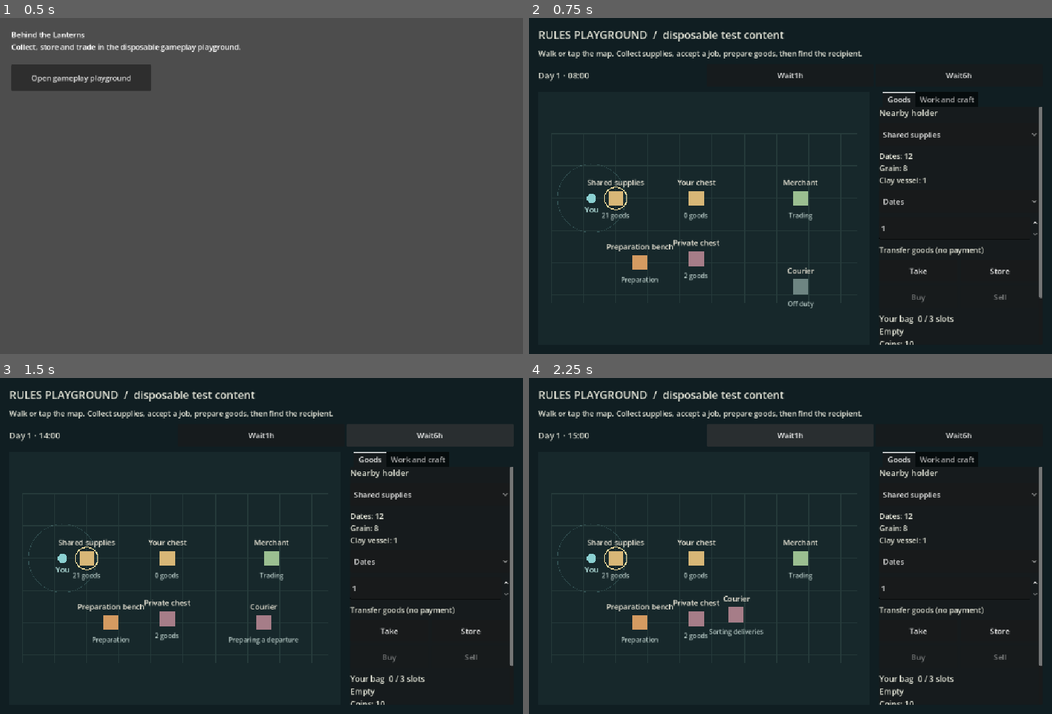
Above: before the commit, frames 1-4 (two rows, left to right).
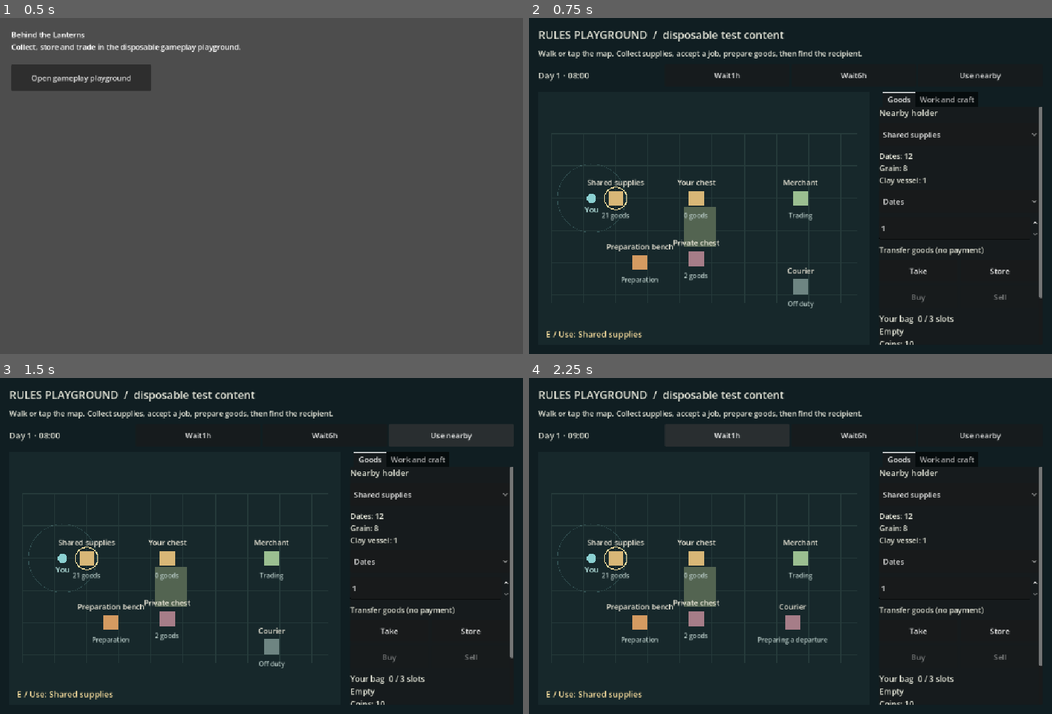
Above: after the commit, the same moments.

Repository: MohamedXIV/behind-the-lanterns
Game: Godot game, scene res://game/app/main.tscn
Same seed, same stepped clock (60 frames per second), same inputs: the game is played once before the commit and once after it.
Inputs (mouse positions are in pixels of both pictures, inside the frame that each line leads up to):
- Up to frame 1 (0.5 s): no input
- Up to frame 2 (0.75 s): click "Open gameplay playground" at 0.5 s
- Up to frame 3 (1.5 s): click (449, 435) at 1.25 s, where only the run after the commit has a clickable "Use nearby"
- Up to frame 4 (2.25 s): click "Wait1h" at 2 s

Frame 1 is identical in both runs. In frame 2, 1.2% of the frame differs, in the area x 3-91%, y 16-96%; in frame 3, 1.7%; in frame 4, 2.3%, in the area x 3-91%, y 13-96%.

Commit message:
feat: route world traversal around obstacles and add contextual use

Diff:
--- a/dev/fixtures/connected_gameplay.json
+++ b/dev/fixtures/connected_gameplay.json
@@ -183,6 +183,17 @@
         "x": 220,
         "y": 320
       }
+    },
+    "geometry": {
+      "radius": 10,
+      "obstacles": [
+        {
+          "x": 330,
+          "y": 180,
+          "width": 80,
+          "height": 100
+        }
+      ]
     }
   },
   "presentation": {
--- a/dev/gameplay_playground.gd
+++ b/dev/gameplay_playground.gd
@@ -23,6 +23,7 @@
 var _buttons: Dictionary = {}
 var _livelihood: LivelihoodPanel
 var _clock: Label
+var _tabs: TabContainer
 
 func initialize(directory: String = RECOVERY) -> bool:
 	var parsed: Variant = JSON.parse_string(FileAccess.get_file_as_string(FIXTURE))
@@ -75,7 +76,12 @@
 	_map.configure(_model, _actor, _data.presentation.labels, _data.presentation.walk_speed)
 	_map.target_selected.connect(_select_target)
 	_map.stopped.connect(_on_stopped)
+	_map.use_requested.connect(_use_target)
+	_map.feedback.connect(_show_message)
+	var use_button := _button(time_row, "Use nearby", _use_nearby)
+	use_button.tooltip_text = "E or tap: use the closest unobstructed object"
 	var tabs := TabContainer.new()
+	_tabs = tabs
 	tabs.name = "SidebarTabs"
 	tabs.custom_minimum_size.x = 350
 	row.add_child(tabs)
@@ -285,3 +291,15 @@
 	if _model != null:
 		_model.session_replaced.disconnect(_on_replaced)
 		_model.session.close()
+
+func _use_nearby() -> void:
+	_map.use_nearby()
+
+func _use_target(id: String) -> void:
+	var result := _prepare_action()
+	if not result.ok:
+		_show_message(result.code)
+		return
+	_select_target(id)
+	_tabs.current_tab = 1 if id in _model.crafting.station_ids() or not _model.npcs.projection(id, _model.session.now()).is_empty() else 0
+	_show_message("Using " + str(_data.presentation.labels.get(id, id)) + ". Choose an action; goods and payments require confirmation.")
--- a/dev/livelihood_panel.gd
+++ b/dev/livelihood_panel.gd
@@ -146,7 +146,7 @@
 	if snapshot.entities[_actor].region_id != snapshot.entities[job.station_id].region_id: return false
 	var at := _model.position_of(job.station_id)
 	var visual: Vector2 = _visual_position.call()
-	return at.distance_to(visual) <= _model.interactions.reach() and at.distance_to(_model.position_of(_actor)) <= _model.interactions.reach()
+	return _model.interactions.geometry.clear_segment(visual, at) and at.distance_to(visual) <= _model.interactions.reach() and at.distance_to(_model.position_of(_actor)) <= _model.interactions.reach()
 
 func _process(delta: float) -> void:
 	if _model == null or _model.session.is_closed() or _suspended: return
--- a/dev/playground_map.gd
+++ b/dev/playground_map.gd
@@ -4,6 +4,9 @@
 
 signal target_selected(entity_id: String)
 signal stopped(point: Vector2)
+signal use_requested(entity_id: String)
+signal feedback(text: String)
+var _route := PackedVector2Array()
 
 const PADDING: float = 28.0
 const PICK_RADIUS: float = 28.0
@@ -30,6 +33,7 @@
 func sync_position() -> void:
 	_visual = _model.position_of(_actor)
 	_goal = _visual
+	_route.clear()
 	_pointer_walking = false
 	_keyboard_walking = false
 	queue_redraw()
@@ -39,6 +43,7 @@
 
 func halt() -> void:
 	_goal = _visual
+	_route.clear()
 	_pointer_walking = false
 	_keyboard_walking = false
 
@@ -73,7 +78,9 @@
 	if not closest.is_empty():
 		selected_target = closest
 		target_selected.emit(closest)
-	_pointer_walking = true
+	_route = _model.interactions.geometry.route(_visual, _goal)
+	_pointer_walking = not _route.is_empty()
+	if not _pointer_walking: feedback.emit("No clear route there. Choose open ground.")
 	queue_redraw()
 
 func _process(delta: float) -> void:
@@ -84,8 +91,12 @@
 		direction.x += float(Input.is_physical_key_pressed(KEY_D)) - float(Input.is_physical_key_pressed(KEY_A))
 		direction.y += float(Input.is_physical_key_pressed(KEY_S)) - float(Input.is_physical_key_pressed(KEY_W))
 	if not direction.is_zero_approx():
-		_visual = (_visual + direction.normalized() * _speed * delta).clamp(Vector2.ZERO, _model.interactions.bounds())
+		var step := direction.normalized() * _speed * minf(delta, 0.1)
+		for axis in [Vector2(step.x, 0), Vector2(0, step.y)]:
+			var next: Vector2 = _visual + axis
+			if _model.interactions.geometry.walkable(next) and _model.interactions.geometry.clear_segment(_visual, next, _model.interactions.geometry.radius): _visual = next
 		_goal = _visual
+		_route.clear()
 		_pointer_walking = false
 		_keyboard_walking = true
 		queue_redraw()
@@ -93,9 +104,11 @@
 		_keyboard_walking = false
 		stopped.emit(_visual)
 	elif _pointer_walking:
-		_visual = _visual.move_toward(_goal, _speed * delta)
+		var next: Vector2 = _route[0]
+		_visual = _visual.move_toward(next, _speed * minf(delta, 0.1))
+		if _visual.is_equal_approx(next): _route.remove_at(0)
 		queue_redraw()
-		if _visual.is_equal_approx(_goal):
+		if _route.is_empty():
 			_pointer_walking = false
 			stopped.emit(_visual)
 
@@ -107,6 +120,12 @@
 		draw_line(world_to_local(Vector2(x, 0)), world_to_local(Vector2(x, extent.y)), Color("263b3b"))
 	for y in range(0, int(extent.y) + 1, GRID_STEP):
 		draw_line(world_to_local(Vector2(0, y)), world_to_local(Vector2(extent.x, y)), Color("263b3b"))
+	for block in _model.interactions.geometry.blocks:
+		draw_rect(Rect2(world_to_local(block.position), block.size * _scale_factor()), Color("536451"))
+	var path_start := world_to_local(_visual)
+	for point in _route:
+		draw_line(path_start, world_to_local(point), Color("e2c58d"), 2)
+		path_start = world_to_local(point)
 	var snapshot := _model.session.snapshot()
 	var font := get_theme_default_font()
 	for id in _model.interactions.target_ids():
@@ -122,6 +141,9 @@
 		draw_string(font, at + Vector2(-80, -28), _labels.get(id, id), HORIZONTAL_ALIGNMENT_CENTER, 160, 16, Color("e8e4d5"))
 		var detail: String = npc.activity if not npc.is_empty() else "Preparation" if id in _model.crafting.station_ids() else "%d goods" % _quantity(snapshot, id)
 		draw_string(font, at + Vector2(-80, 42), detail, HORIZONTAL_ALIGNMENT_CENTER, 160, 14, Color("b4c7c3"))
+	var nearby := nearby_target()
+	if not nearby.is_empty():
+		draw_string(font, Vector2(16, size.y - 16), "E / Use: " + str(_labels.get(nearby, nearby)), HORIZONTAL_ALIGNMENT_LEFT, -1, 18, Color("ffe3a1"))
 	var actor_at := world_to_local(_visual)
 	draw_arc(actor_at, _model.interactions.reach() * _scale_factor(), 0, TAU, 48, Color(0.55, 0.85, 0.85, 0.22), 1)
 	draw_circle(actor_at, 10, Color("8bd0d1"))
@@ -131,3 +153,29 @@
 	var amount: int = 0
 	for value in _model.inventory.contents(snapshot, holder).values(): amount += int(value)
 	return amount
+
+func _unhandled_key_input(event: InputEvent) -> void:
+	if event is InputEventKey and event.pressed and not event.echo and event.physical_keycode == KEY_E:
+		use_nearby()
+		get_viewport().set_input_as_handled()
+
+func nearby_target() -> String:
+	var best := ""
+	var distance := _model.interactions.reach()
+	var snapshot := _model.session.snapshot()
+	for id in _model.interactions.target_ids():
+		if id == _actor or snapshot.entities[id].region_id != snapshot.entities[_actor].region_id: continue
+		var point := _model.position_of(id)
+		var separation := _visual.distance_to(point)
+		if separation <= distance and _model.interactions.geometry.clear_segment(_visual, point):
+			best = id
+			distance = separation
+	return best
+
+func use_nearby() -> void:
+	var id := nearby_target()
+	if id.is_empty(): feedback.emit("Move closer to an object with a clear line of reach.")
+	else:
+		selected_target = id
+		target_selected.emit(id)
+		use_requested.emit(id)
--- a/game/actors/npc_schedule_rules.gd
+++ b/game/actors/npc_schedule_rules.gd
@@ -10,6 +10,8 @@
 	var bounds: Variant = interaction_config.get("bounds")
 	if not WorldData.keys(bounds, ["width", "height"]): return null
 	if not WorldData.integer(bounds.width, 1) or not WorldData.integer(bounds.height, 1): return null
+	var geometry := WorldGeometry.create(interaction_config.get("geometry", {"radius": 0, "obstacles": []}), Vector2(bounds.width, bounds.height))
+	if geometry == null: return null
 	for id in config:
 		var routine: Variant = config[id]
 		if not WorldData.id(id) or not world.entities.has(id) or id in interaction_config.actors: return null
@@ -21,6 +23,7 @@
 			if not WorldData.integer(slot.start, 0, routine.period_minutes - 1) or slot.start <= previous: return null
 			if previous == -1 and slot.start != 0: return null
 			if not _coordinate(slot.x, bounds.width) or not _coordinate(slot.y, bounds.height): return null
+			if not geometry.walkable(Vector2(slot.x, slot.y)): return null
 			if not slot.available is bool or not slot.activity is String: return null
 			previous = slot.start
 	var rules := NpcScheduleRules.new()
--- a/game/interactions/interaction_rules.gd
+++ b/game/interactions/interaction_rules.gd
@@ -3,6 +3,7 @@
 ## Persistent actor positions and access checks; active movement is presentation.
 
 const DOMAIN: String = "interactions"
+var geometry: WorldGeometry
 var _config: Dictionary
 var _inventory: InventoryRules
 var _commerce: CommerceRules
@@ -10,13 +11,15 @@
 
 static func create(config: Dictionary, inventory: InventoryRules, commerce: CommerceRules, npcs: NpcScheduleRules = null) -> InteractionRules:
 	if inventory == null or commerce == null or not WorldData.valid(config): return null
-	if not WorldData.keys(config, ["actors", "positions", "bounds", "reach"]): return null
+	if not WorldData.keys(config, ["actors", "positions", "bounds", "reach"], ["geometry"]): return null
 	if not config.actors is Array or config.actors.is_empty() or not config.positions is Dictionary: return null
 	if not WorldData.keys(config.bounds, ["width", "height"]): return null
 	if not WorldData.integer(config.bounds.width, 1) or not WorldData.integer(config.bounds.height, 1): return null
 	if not _number(config.reach) or config.reach <= 0: return null
 	var rules := InteractionRules.new()
 	rules._config = config.duplicate(true)
+	rules.geometry = WorldGeometry.create(config.get("geometry", {"radius": 0, "obstacles": []}), rules.bounds())
+	if rules.geometry == null: return null
 	rules._inventory = inventory
 	rules._commerce = commerce
 	rules._npcs = npcs
@@ -47,7 +50,7 @@
 	for id in _config.positions:
 		if not snapshot.entities.has(id): return "position_entity_reference"
 	for actor in _config.actors:
-		if not state.positions.has(actor) or not _valid_point(state.positions[actor]): return "invalid_actor_position"
+		if not state.positions.has(actor) or not _valid_point(state.positions[actor]) or not geometry.walkable(Vector2(state.positions[actor].x, state.positions[actor].y)): return "invalid_actor_position"
 		if not commerce_state.wallets.has(actor): return "actor_wallet_reference"
 	return ""
 
@@ -81,11 +84,14 @@
 	if tx.entity(actor_id).region_id != tx.entity(target_id).region_id: return "different_region"
 	var snapshot := tx.snapshot()
 	if position_of(snapshot, actor_id).distance_to(position_of(snapshot, target_id)) > reach(): return "out_of_reach"
+	if not geometry.clear_segment(position_of(snapshot, actor_id), position_of(snapshot, target_id)): return "interaction_obstructed"
 	return ""
 
 func move_actor(tx: WorldTransaction, actor_id: String, x: Variant, y: Variant) -> String:
 	if not actor_id in _config.actors: return "unknown_actor"
 	if not _valid_point({"x": x, "y": y}): return "invalid_position"
+	if not geometry.walkable(Vector2(x, y)): return "position_blocked"
+	if geometry.route(position_of(tx.snapshot(), actor_id), Vector2(x, y)).is_empty() and not position_of(tx.snapshot(), actor_id).is_equal_approx(Vector2(x, y)): return "position_unreachable"
 	var state := tx.read_domain(DOMAIN)
 	state.positions[actor_id] = WorldData.normalize({"x": x, "y": y})
 	return "" if tx.write_domain(DOMAIN, state) else "position_write_failed"
--- /dev/null
+++ b/game/interactions/world_geometry.gd
@@ -0,0 +1,71 @@
+class_name WorldGeometry
+extends RefCounted
+## Shared authored collision geometry. Routes use a small visibility graph.
+var extent: Vector2
+var radius: float
+var blocks: Array[Rect2] = []
+
+static func create(config: Dictionary, bounds: Vector2) -> WorldGeometry:
+	if not WorldData.keys(config, ["radius", "obstacles"]): return null
+	if not InteractionRules._number(config.radius) or config.radius < 0 or not config.obstacles is Array: return null
+	var geometry := WorldGeometry.new()
+	geometry.extent = bounds
+	geometry.radius = config.radius
+	for row in config.obstacles:
+		if not WorldData.keys(row, ["x", "y", "width", "height"]): return null
+		for value in row.values():
+			if not InteractionRules._number(value): return null
+		if row.width <= 0 or row.height <= 0 or row.x < 0 or row.y < 0 or row.x + row.width > bounds.x or row.y + row.height > bounds.y: return null
+		geometry.blocks.append(Rect2(row.x, row.y, row.width, row.height))
+	return geometry
+
+func walkable(point: Vector2) -> bool:
+	if not point.is_finite() or not Rect2(Vector2.ZERO, extent).has_point(point): return false
+	for block in blocks:
+		if block.grow(radius).has_point(point): return false
+	return true
+
+func clear_segment(start: Vector2, finish: Vector2, clearance: float = 0.0) -> bool:
+	for block in blocks:
+		var rect := block.grow(clearance)
+		if rect.has_point(start) or rect.has_point(finish): return false
+		var corners := [rect.position, Vector2(rect.end.x, rect.position.y), rect.end, Vector2(rect.position.x, rect.end.y)]
+		for index in 4:
+			if Geometry2D.segment_intersects_segment(start, finish, corners[index], corners[(index + 1) % 4]) != null: return false
+	return true
+
+func route(start: Vector2, finish: Vector2) -> PackedVector2Array:
+	if not walkable(start) or not walkable(finish): return []
+	var points: Array[Vector2] = [start, finish]
+	for block in blocks:
+		var rect := block.grow(radius + 1.0)
+		for point in [rect.position, Vector2(rect.end.x, rect.position.y), rect.end, Vector2(rect.position.x, rect.end.y)]:
+			if walkable(point): points.append(point)
+	var distances: Array[float] = []
+	var previous: Array[int] = []
+	var visited: Array[bool] = []
+	for point in points:
+		distances.append(INF)
+		previous.append(-1)
+		visited.append(false)
+	distances[0] = 0
+	for iteration in points.size():
+		var current := -1
+		for index in points.size():
+			if not visited[index] and (current == -1 or distances[index] < distances[current]): current = index
+		if current == -1 or is_inf(distances[current]): break
+		if current == 1: break
+		visited[current] = true
+		for index in points.size():
+			if visited[index] or not clear_segment(points[current], points[index], radius): continue
+			var distance := distances[current] + points[current].distance_to(points[index])
+			if distance < distances[index]:
+				distances[index] = distance
+				previous[index] = current
+	if is_inf(distances[1]): return []
+	var result := PackedVector2Array()
+	var cursor := 1
+	while cursor != 0:
+		result.insert(0, points[cursor])
+		cursor = previous[cursor]
+	return result
--- a/tests/gameplay_ui.gd
+++ b/tests/gameplay_ui.gd
@@ -143,6 +143,32 @@
 	check(m.work.job_for(m.session.snapshot(), "a:player", "work.grain").status == "expired", "time controls resolve scheduled job expiry")
 	check(m.position_of("a:courier") == Vector2(460, 300), "map target follows afternoon NPC routine")
 	check(view.find_child("WorldTime", true, false).text.contains("15:00"), "world-clock presentation follows committed time")
+	# Spatial traversal and context use through actual input adapters.
+	check(m.move_actor("spatial-ui-start", "a:player", 280, 230).ok, "spatial setup")
+	map.sync_position()
+	await touch(map, Vector2(470, 230))
+	await frames(180)
+	check(m.position_of("a:player").distance_to(Vector2(470, 230)) < 1, "touch walks around authored obstacle")
+	await tap(map, Vector2(350, 230))
+	await frames(20)
+	check(m.position_of("a:player").distance_to(Vector2(470, 230)) < 1, "blocked tap does not move player")
+	await tap(map, m.position_of("a:workbench"))
+	await frames(160)
+	view.find_child("Use nearby", true, false).pressed.emit()
+	check(view.find_child("SidebarTabs", true, false).current_tab == 1 and map.selected_target == "a:workbench", "context button opens nearby bench preparation")
+	check(m.move_actor("keyboard-wall", "a:player", 315, 230).ok, "keyboard collision setup")
+	map.sync_position()
+	map.grab_focus()
+	var held := InputEventKey.new()
+	held.physical_keycode = KEY_D
+	held.pressed = true
+	Input.parse_input_event(held)
+	await frames(30)
+	held = held.duplicate()
+	held.pressed = false
+	Input.parse_input_event(held)
+	await frames(3)
+	check(map.visual_position().x < 320.1 and m.position_of("a:player").x < 320.1, "keyboard movement stops at clearance and commits safe position")
 	app.free()
 	for name in RecoveryStore.SLOT_NAMES: DirAccess.remove_absolute(directory.path_join(name))
 	DirAccess.remove_absolute(directory)
--- a/tests/run_all.gd
+++ b/tests/run_all.gd
@@ -33,6 +33,7 @@
 	gameplay_tests.run(self)
 	var livelihood_tests: RefCounted = load("res://tests/test_livelihood.gd").new()
 	livelihood_tests.run(self)
+	load("res://tests/test_world_geometry.gd").new().run(self)
 	_finish()
 
 func _finish() -> void:
--- /dev/null
+++ b/tests/test_world_geometry.gd
@@ -0,0 +1,29 @@
+extends RefCounted
+
+func run(t) -> void:
+	var geometry := WorldGeometry.create({"radius": 10, "obstacles": [{"x": 90, "y": 40, "width": 30, "height": 100}]}, Vector2(240, 180))
+	t.check(geometry != null, "authored geometry loads")
+	t.check(not geometry.walkable(Vector2(85, 80)), "actor clearance blocks overlap")
+	t.check(not geometry.clear_segment(Vector2(30, 80), Vector2(180, 80)), "wall blocks interaction line")
+	var route := geometry.route(Vector2(30, 80), Vector2(180, 80))
+	t.check(route.size() > 1, "tap route goes around obstacle")
+	var previous := Vector2(30, 80)
+	for point in route:
+		t.check(geometry.walkable(point) and geometry.clear_segment(previous, point, 10), "every route segment clears actor radius")
+		previous = point
+	t.check(route == geometry.route(Vector2(30, 80), Vector2(180, 80)), "routing deterministic")
+	t.check(geometry.route(Vector2(30, 80), Vector2(100, 80)).is_empty(), "blocked destinations rejected")
+	t.check(WorldGeometry.create({"radius": -1, "obstacles": []}, Vector2(240, 180)) == null, "invalid clearance rejected")
+	var divided := WorldGeometry.create({"radius": 10, "obstacles": [{"x": 90, "y": 0, "width": 30, "height": 180}]}, Vector2(240, 180))
+	t.check(divided.route(Vector2(30, 80), Vector2(180, 80)).is_empty(), "unreachable destination rejected")
+	var data: Dictionary = JSON.parse_string(FileAccess.get_file_as_string("res://dev/fixtures/connected_gameplay.json"))
+	var m := GameplayModel.create(data, "world.spatial")
+	var before := m.session.snapshot()
+	t.check(not m.move_actor("blocked", "a:player", 350, 220).ok and m.session.snapshot() == before, "blocked movement preserves transaction state")
+	t.check(m.move_actor("left", "a:player", 319, 230).ok, "valid position beside wall")
+	var denied := m.session.transact("through-wall", func(tx: WorldTransaction) -> String: return m.interactions.reach_error(tx, "a:player", "a:chest"))
+	t.check(denied.code == "interaction_obstructed", "distance alone cannot authorize through-wall use")
+	data.npcs["a:courier"].slots[0].x = 350
+	data.npcs["a:courier"].slots[0].y = 220
+	t.check(GameplayModel.create(data, "world.invalid-npc") == null, "NPC routine cannot place person in wall")
+	m.session.close()
Not shown, added: game/interactions/world_geometry.gd.uid
Not shown, added: tests/test_world_geometry.gd.uid
Not shown, added: docs/technical/SPATIAL-PLAY.md
